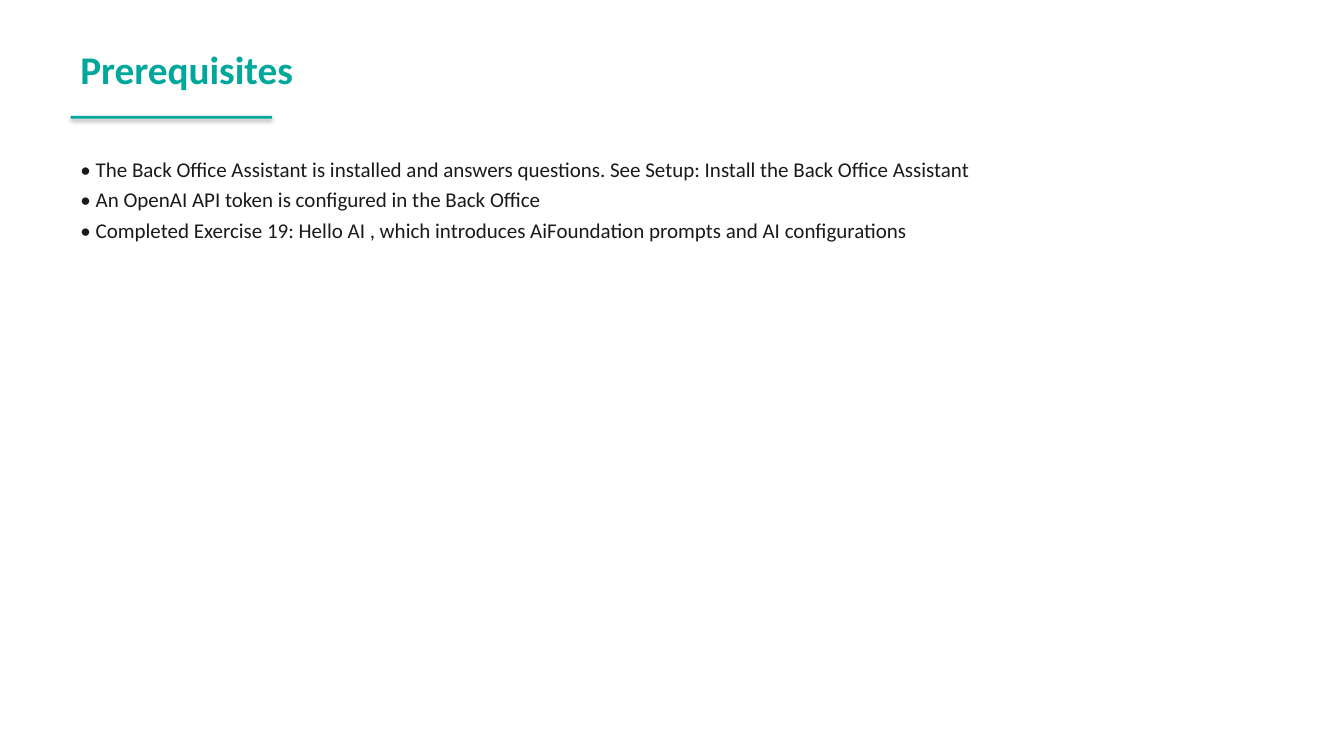
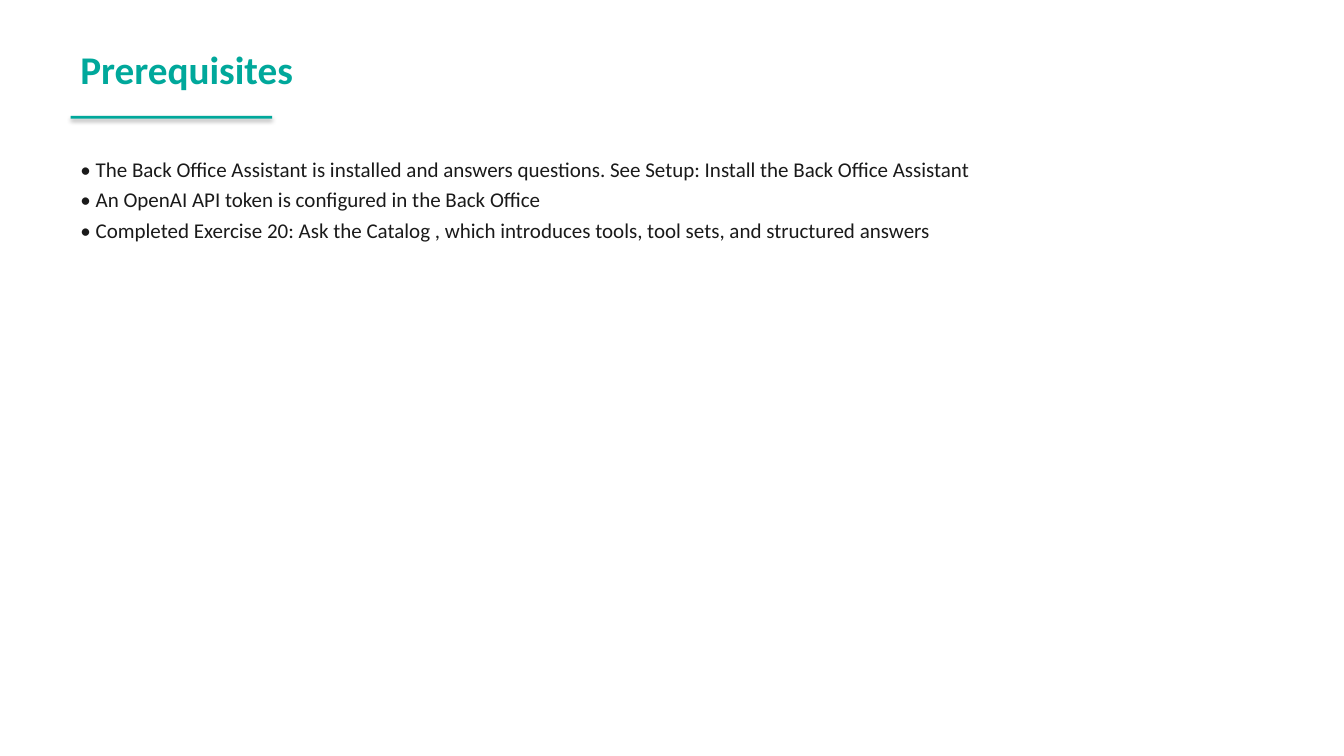
Before and after one commit to spryker-academy/instructor-exercises, a slide deck: slide 73 of guides-pptx/spryker-academy-ai.pptx (slide 52 before the commit). Drawn at 1344x756 pixels with LibreOffice and Linux fonts; fonts in the diff are those of the drawing. Boxes give left, top, right and bottom in pixels: in the first picture for what was removed or moved away, otherwise in the second. Text is boxed around its words. In the diff, an @@ line names an element or a change of style, - is before the commit and + after.

```diff
--- a/guides-pptx/spryker-academy-ai.pptx
+++ b/guides-pptx/spryker-academy-ai.pptx
@@ text at (96,223,930,242): text changed @@
-• Completed Exercise 19: Hello AI , which introduces AiFoundation prompts and AI configurations
+• Completed Exercise 20: Ask the Catalog , which introduces tools, tool sets, and structured answers
```
Also in this commit, not shown: 9 other slides changed, 21 slides added, 13 other files.
